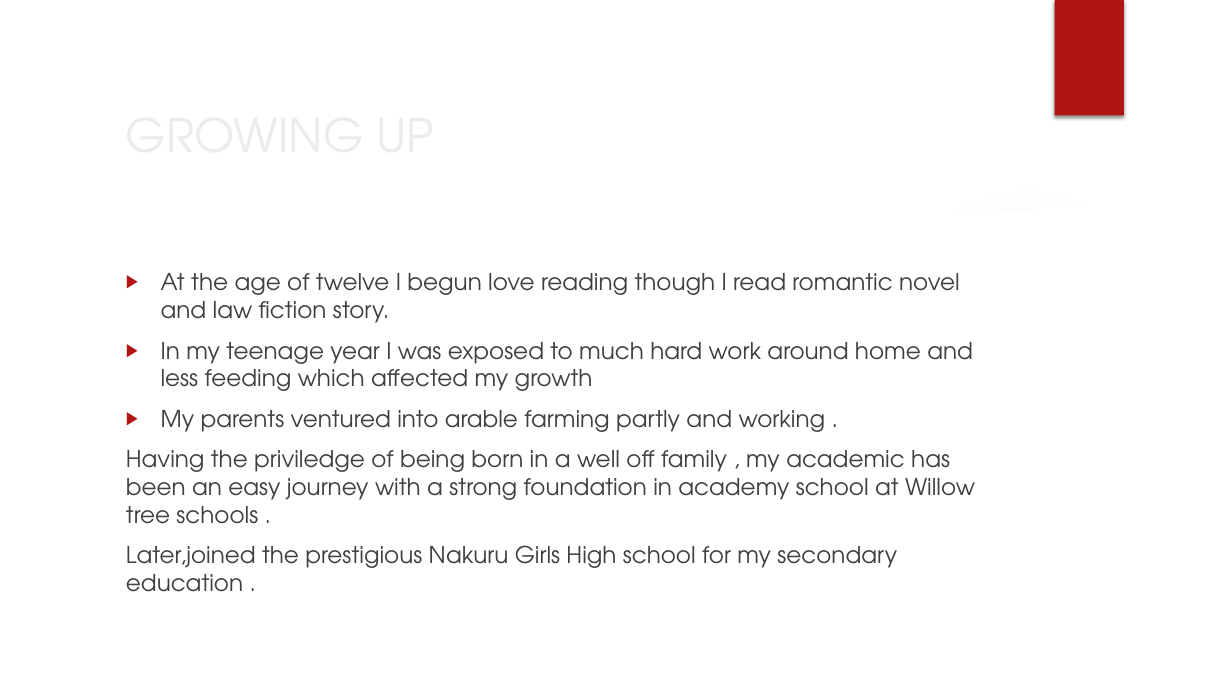
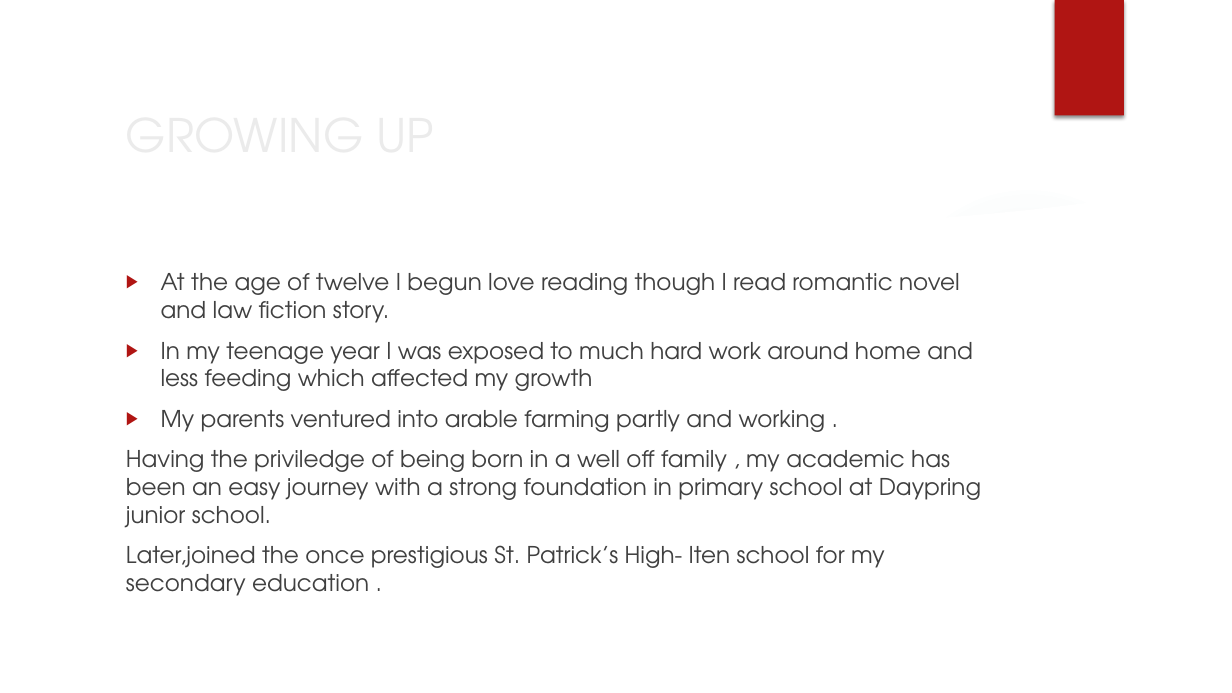
Before and after one commit to emmanakitare/capstone-portfolio, a slide deck: slide 6 of Nakitare_capstone_project/(3) powerpoint presentation autobiography.pptx. Drawn at 1232x693 pixels with LibreOffice and Linux fonts; fonts in the diff are those of the drawing; background and template pictures are left out. Boxes give left, top, right and bottom in pixels: in the first picture for what was removed or moved away, otherwise in the second. Text is boxed around its words. In the diff, an @@ line names an element or a change of style, - is before the commit and + after.

```diff
--- a/Nakitare_capstone_project/(3) powerpoint presentation autobiography.pptx
+++ b/Nakitare_capstone_project/(3) powerpoint presentation autobiography.pptx
@@ text at [126,450,981,596]: text changed @@
-Having the priviledge of being born in a well off family , my academic has been an easy journey with a strong foundation in academy school at Willow tree schools .
-Later,joined the prestigious Nakuru Girls High school for my secondary education .
+Having the priviledge of being born in a well off family , my academic has been an easy journey with a strong foundation in primary school at Daypring junior school.
+Later,joined the once prestigious St. Patrick’s High- Iten school for my secondary education .
```
Also in this commit, not shown: 7 other slides changed, 10 other files.
